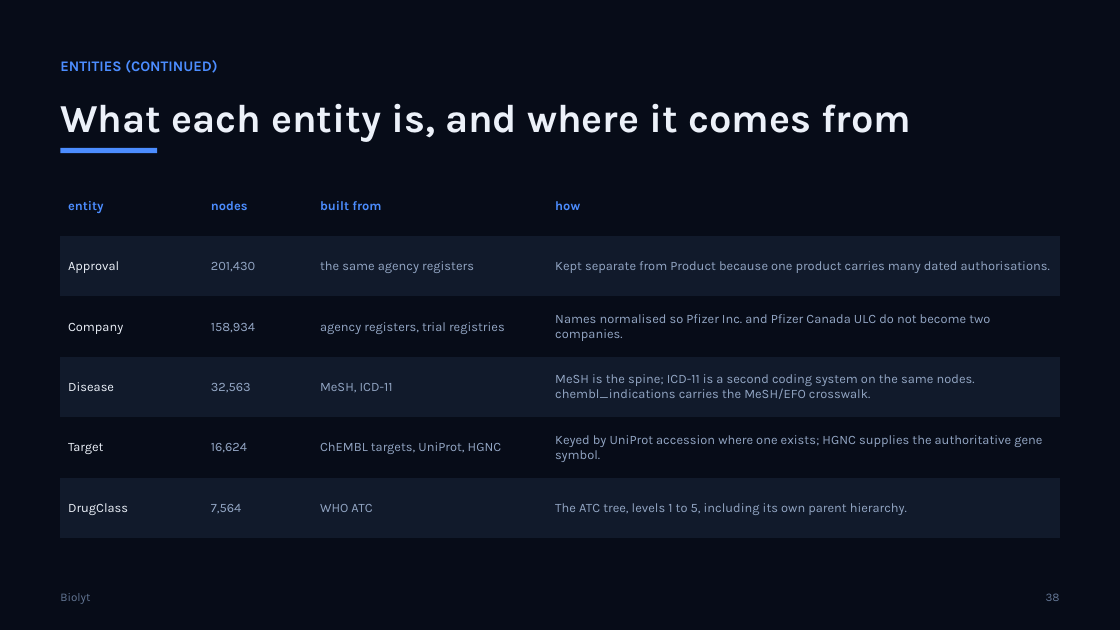
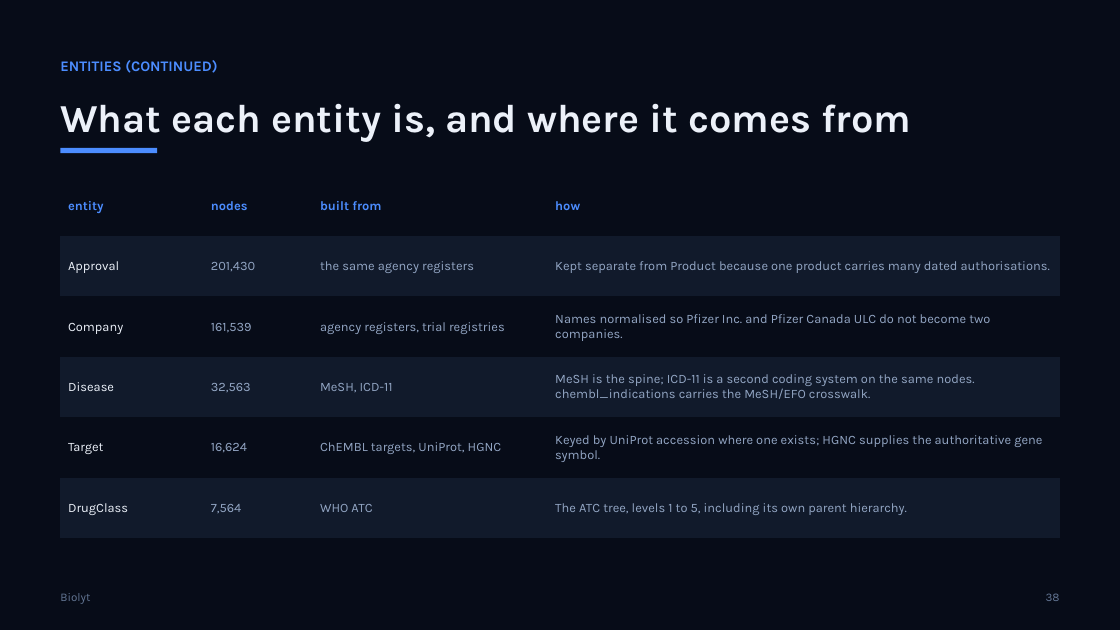
Before and after one commit to helmibiolyt/fullPipeline, a slide deck: slide 38 of presentation/Biolyt_Platform.pptx. Drawn at 1120x630 pixels with LibreOffice and Linux fonts; fonts in the diff are those of the drawing. Boxes give left, top, right and bottom in pixels: in the first picture for what was removed or moved away, otherwise in the second. Text is boxed around its words. In the diff, an @@ line names an element or a change of style, - is before the commit and + after.

```diff
--- a/presentation/Biolyt_Platform.pptx
+++ b/presentation/Biolyt_Platform.pptx
@@ table at box(60, 176, 1060, 539) @@
-row 3, column 2: 158,934
+row 3, column 2: 161,539
```
Also in this commit, not shown: 4 other slides changed, 2 other files.
